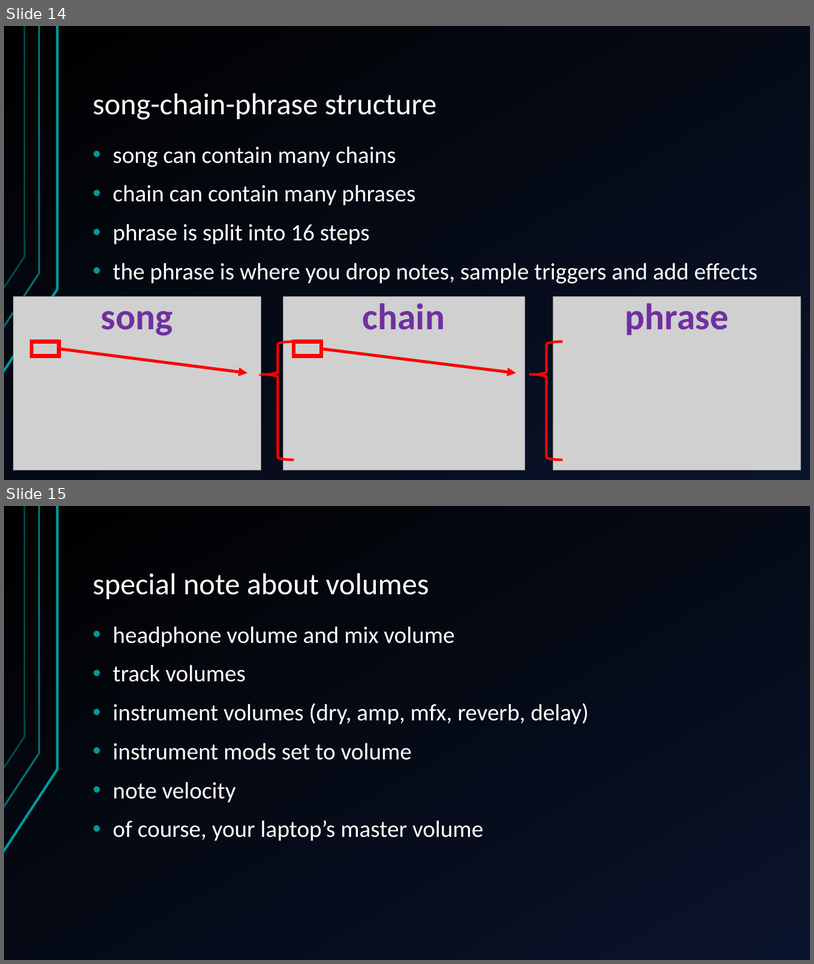
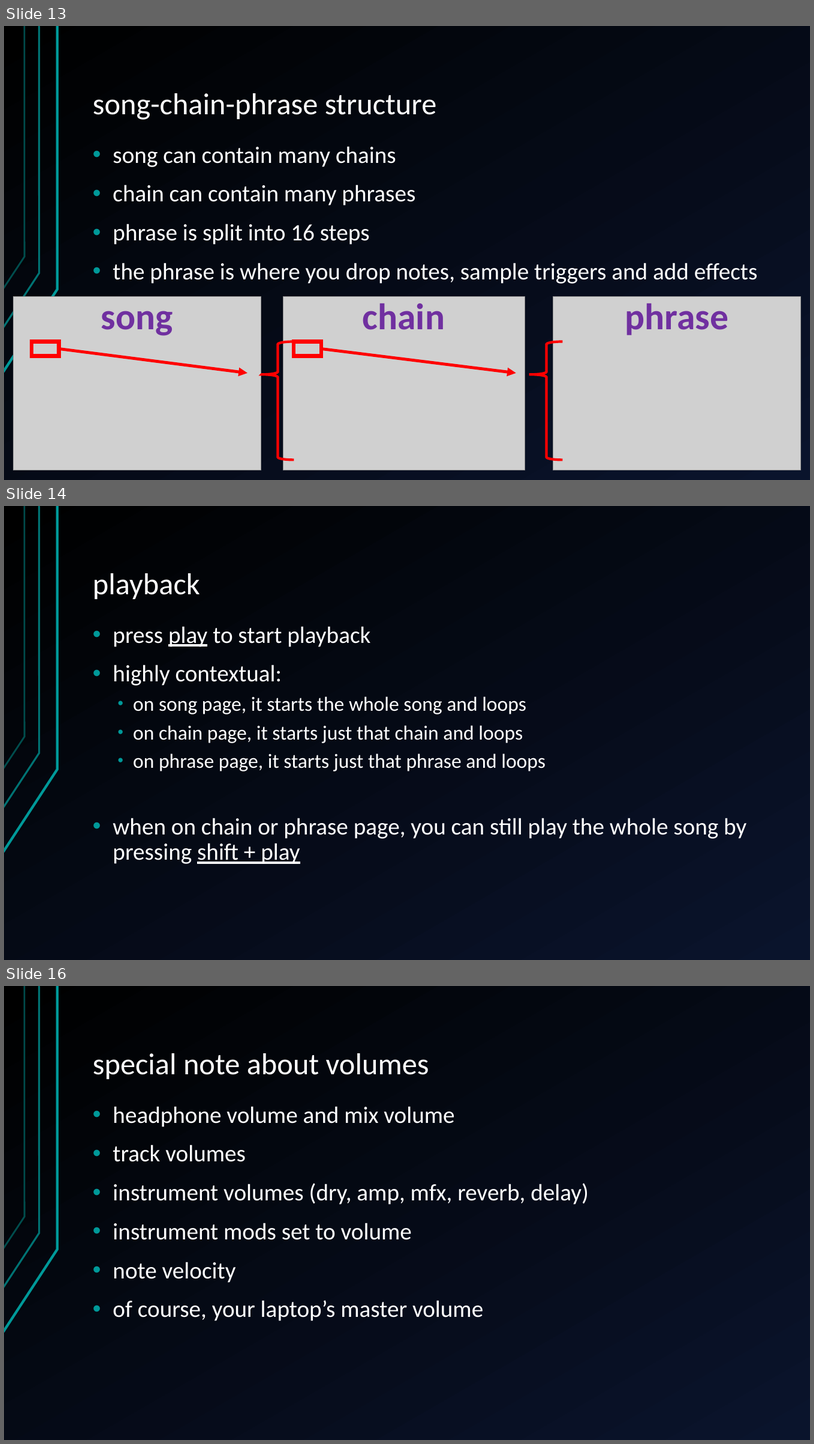
Before and after one commit to jegasus/m8-tracker-workshop, a slide deck: slides_v1.odp. Shown one above the other, each under a label of ours: slides 14 and 15 before the commit, slides 13, 14 and 16 after it; the slides between them are not shown. The pictures are 814x964 and 814x1444 pixels, drawn with LibreOffice and Linux fonts; fonts in the diff are those of the drawing; grey boxes stand for pictures. Boxes give left, top, right and bottom in pixels: in the first picture for what was removed or moved away, otherwise in the second. Text is boxed around its words. In the diff, an @@ line names an element or a change of style, - is before the commit and + after.

```diff
--- a/slides_v1.odp
+++ b/slides_v1.odp
@@ slide 14 added at (x1=4, y1=506, x2=810, y2=960), background gradient #000000 to #0A142C; not listed: 3 template elements that a slide beside it also shows @@
@@ title added at (x1=93, y1=573, x2=200, y2=599), 36 pt, text #FFFFFF @@
+playback
@@ text added at (x1=113, y1=626, x2=747, y2=864), 24 pt, text #FFFFFF @@
+• press play to start playback
+• highly contextual:
+  • on song page, it starts the whole song and loops
+  • on chain page, it starts just that chain and loops
+  • on phrase page, it starts just that phrase and loops
+• when on chain or phrase page, you can still play the whole song by pressing shift + play
@@ what was slide 14 is now slide 13 @@
@@ what was slide 15 is now slide 16 @@
```
Also in this commit, not shown: 1 slide changed, 1 other slide added, 1 slide removed.
